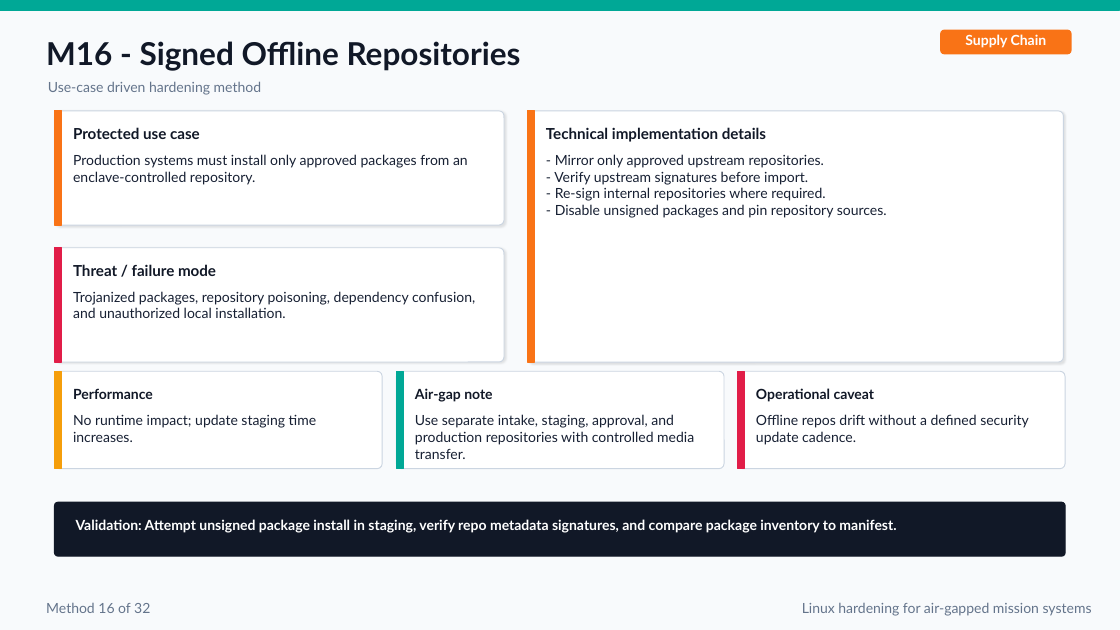
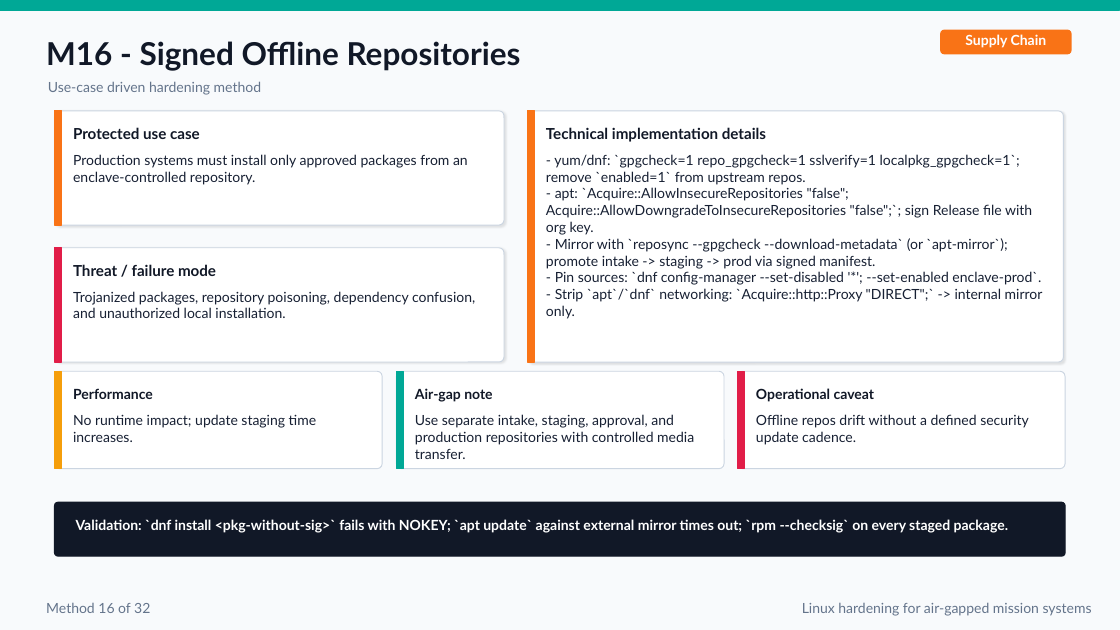
Before and after one commit to FelixKras/Drawio-stuff-, a slide deck: slide 26 of Linux_Mission_Critical_Air_Gapped_Hardening_Final.pptx. Drawn at 1120x630 pixels with LibreOffice and Linux fonts; fonts in the diff are those of the drawing. Boxes give left, top, right and bottom in pixels: in the first picture for what was removed or moved away, otherwise in the second. Text is boxed around its words. In the diff, an @@ line names an element or a change of style, - is before the commit and + after.

```diff
--- a/Linux_Mission_Critical_Air_Gapped_Hardening_Final.pptx
+++ b/Linux_Mission_Critical_Air_Gapped_Hardening_Final.pptx
@@ text at bbox=[546, 154, 1043, 319]: text changed @@
-- Mirror only approved upstream repositories.
-- Verify upstream signatures before import.
-- Re-sign internal repositories where required.
-- Disable unsigned packages and pin repository sources.
+- yum/dnf: `gpgcheck=1 repo_gpgcheck=1 sslverify=1 localpkg_gpgcheck=1`; remove `enabled=1` from upstream repos.
+- apt: `Acquire::AllowInsecureRepositories "false"; Acquire::AllowDowngradeToInsecureRepositories "false";`; sign Release file with org key.
+- Mirror with `reposync --gpgcheck --download-metadata` (or `apt-mirror`); promote intake -> staging -> prod via signed manifest.
+- Pin sources: `dnf config-manager --set-disabled '*'; --set-enabled enclave-prod`.
+- Strip `apt`/`dnf` networking: `Acquire::http::Proxy "DIRECT";` -> internal mirror only.
@@ text at bbox=[76, 519, 1008, 533]: text changed @@
-Validation: Attempt unsigned package install in staging, verify repo metadata signatures, and compare package inventory to manifest.
+Validation: `dnf install <pkg-without-sig>` fails with NOKEY; `apt update` against external mirror times out; `rpm --checksig` on every staged package.
```
Also in this commit, not shown: 35 other slides changed, 1 slide added.
